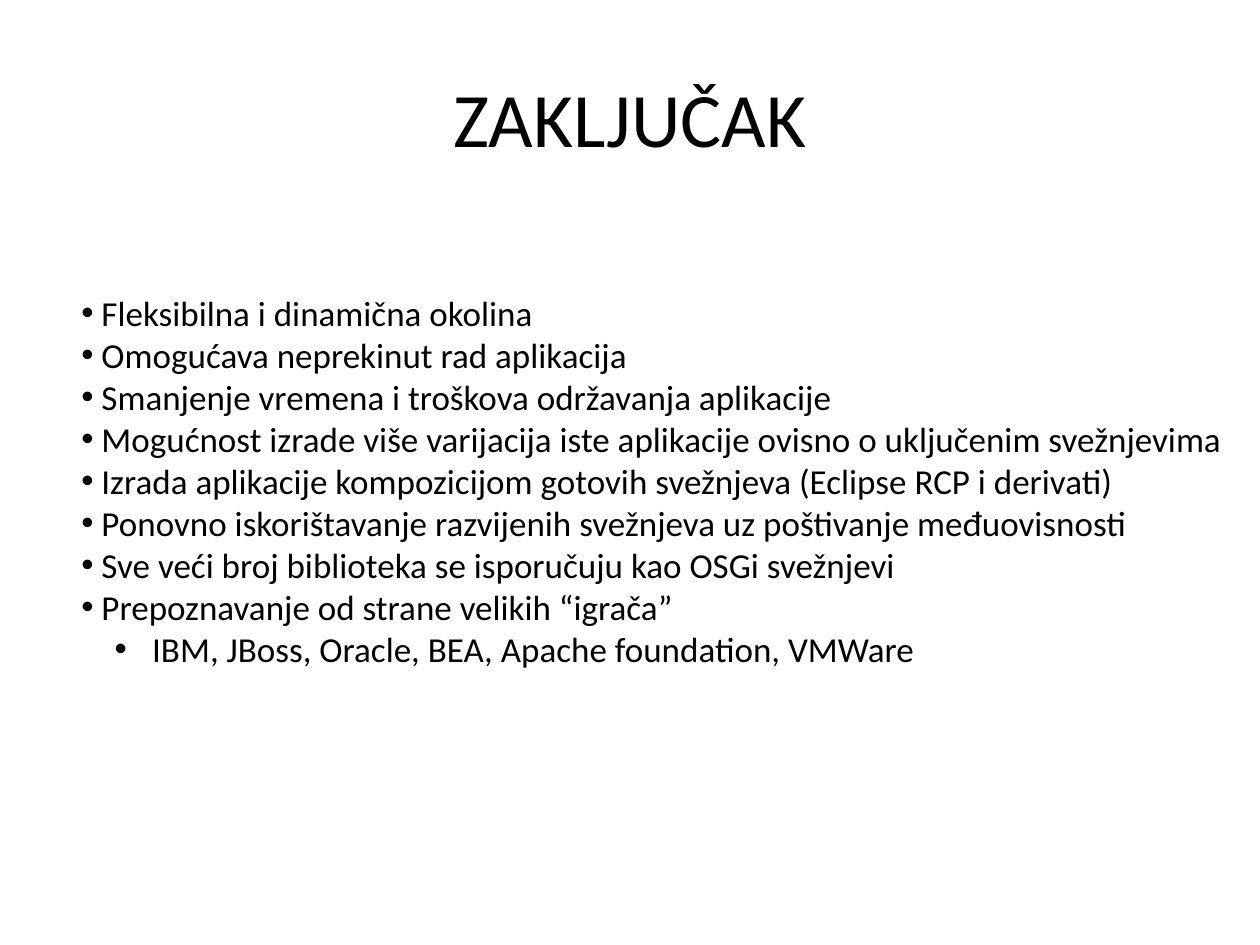
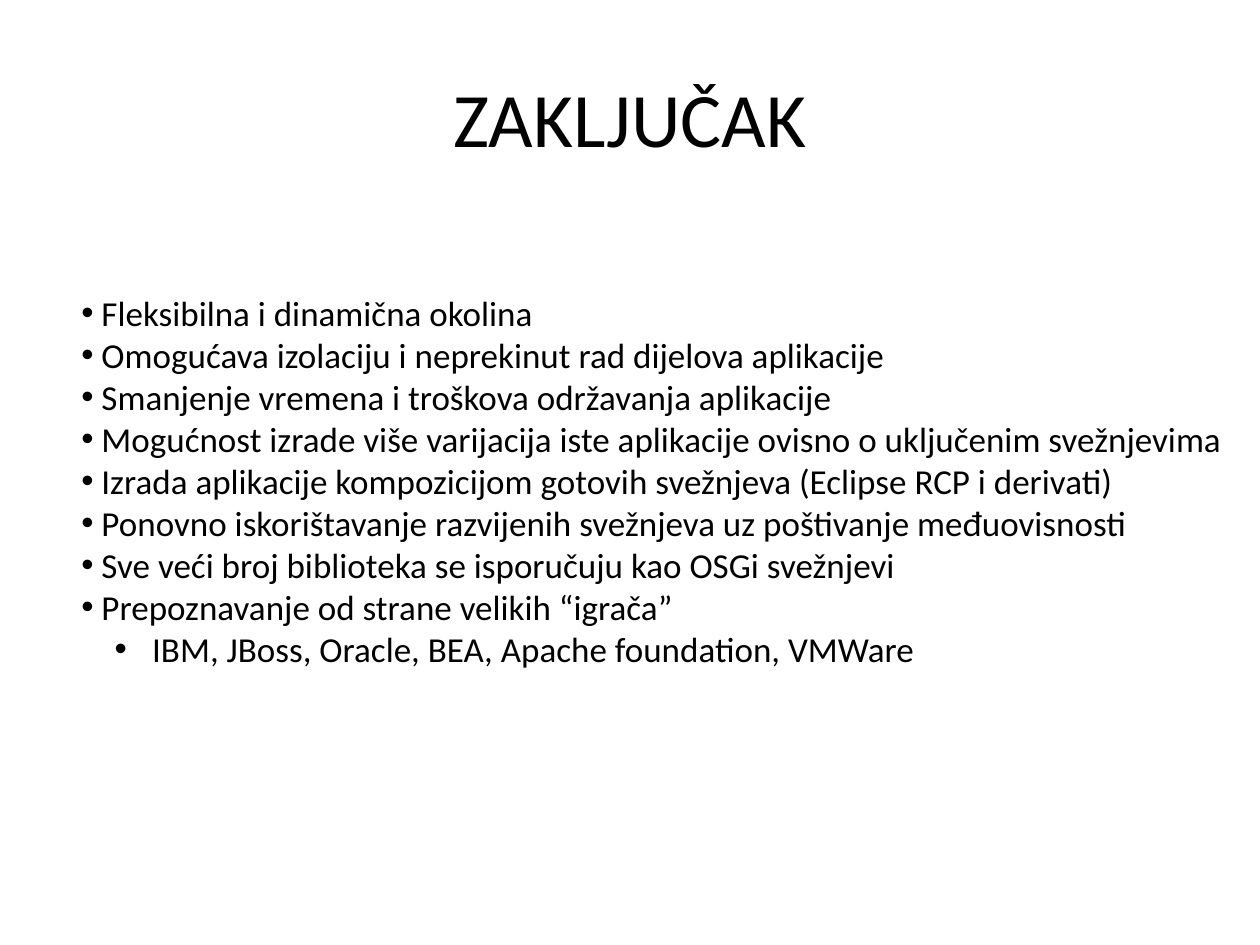
Before and after one commit to ddrezga/ddrezga-diplomski, a slide deck: slide 24 of doc/OSGi.pptx. Drawn at 1260x945 pixels with LibreOffice and Linux fonts; fonts in the diff are those of the drawing. Boxes give left, top, right and bottom in pixels: in the first picture for what was removed or moved away, otherwise in the second. Text is boxed around its words. In the diff, an @@ line names an element or a change of style, - is before the commit and + after.

```diff
--- a/doc/OSGi.pptx
+++ b/doc/OSGi.pptx
@@ text at bbox=[101, 343, 884, 374]: text changed @@
-• Omogućava neprekinut rad aplikacija
+• Omogućava izolaciju i neprekinut rad dijelova aplikacije
```
Also in this commit, not shown: 4 other slides changed.
